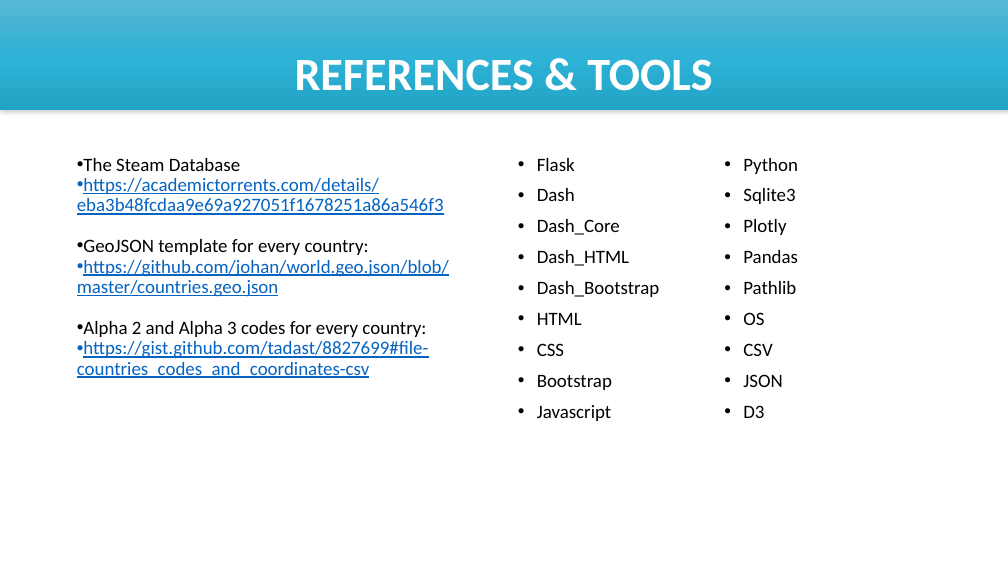
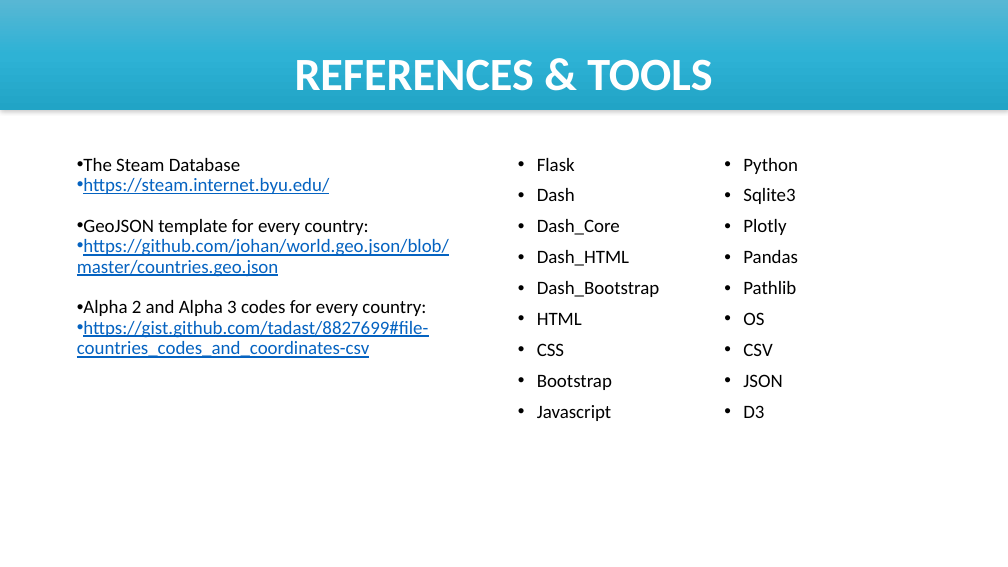
Before and after one commit to tritchlin/steam_analysis, a slide deck: slide 3 of STEAM ANALYSIS DASHBOARD.pptx (slide 4 before the commit). Drawn at 1008x567 pixels with LibreOffice and Linux fonts; fonts in the diff are those of the drawing. Boxes give left, top, right and bottom in pixels: in the first picture for what was removed or moved away, otherwise in the second. Text is boxed around its words. In the diff, an @@ line names an element or a change of style, - is before the commit and + after.

```diff
--- a/STEAM ANALYSIS DASHBOARD.pptx
+++ b/STEAM ANALYSIS DASHBOARD.pptx
@@ text at (x1=83, y1=178, x2=329, y2=194): text changed @@
-• https://academictorrents.com/details/eba3b48fcdaa9e69a927051f1678251a86a546f3
+• https://steam.internet.byu.edu/
```
Also in this commit, not shown: 3 other slides changed, 2 slides added.
